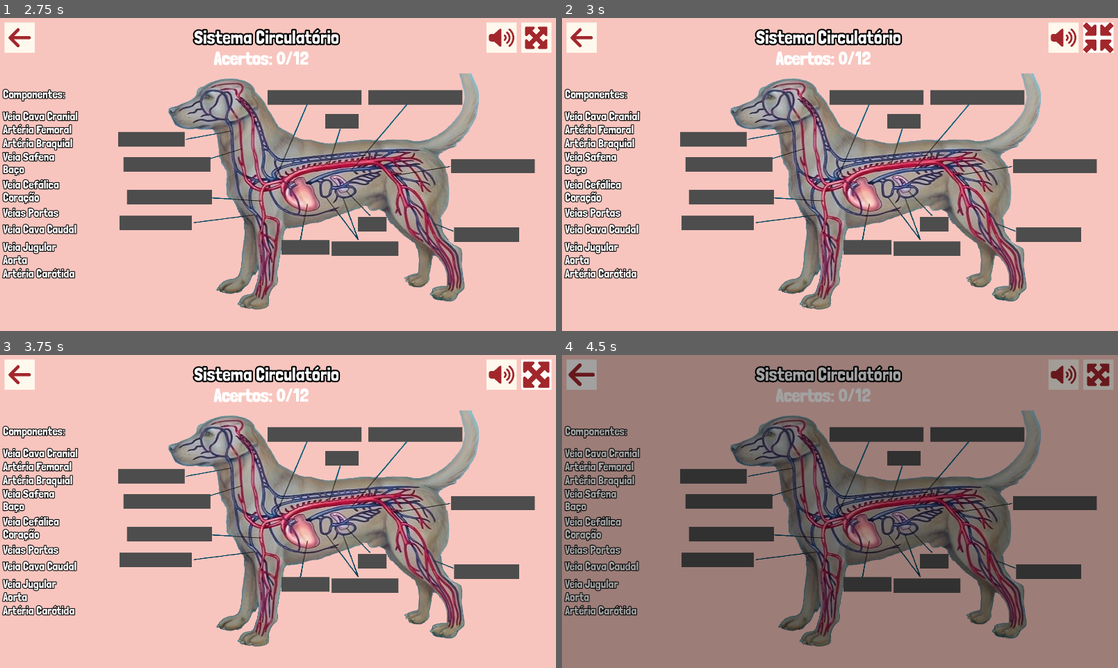
Above: before the commit, frames 1-4 (two rows, left to right).
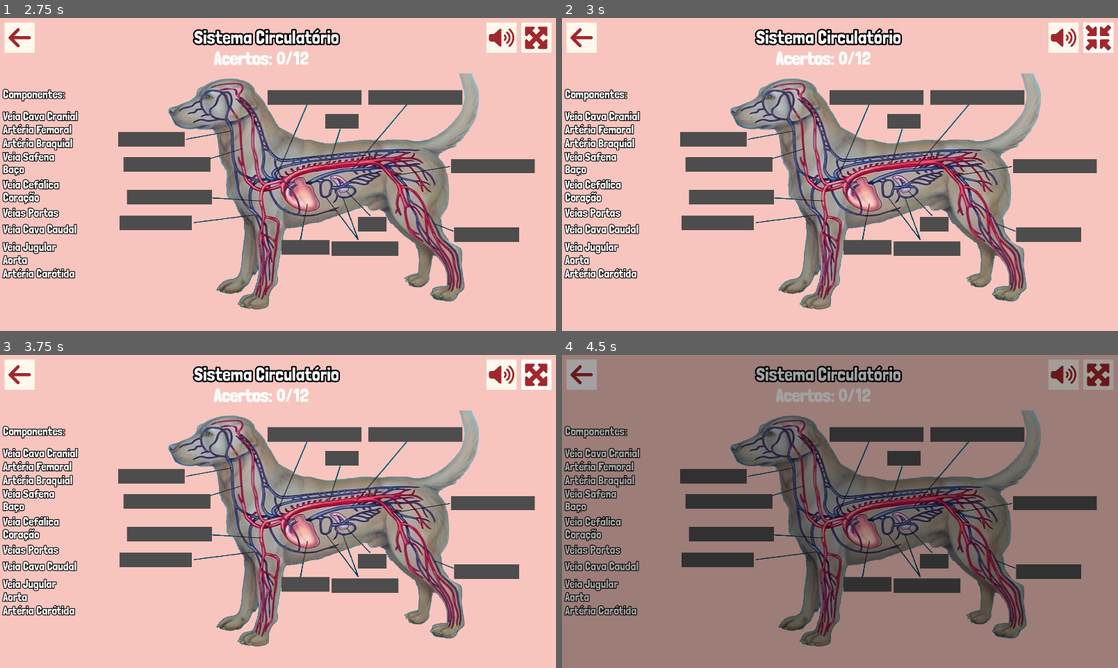
Above: after the commit, the same moments.

Repository: telmotrooper/vet-game
Game: Godot game, scene res://main.tscn
Same seed, same stepped clock (60 frames per second), same inputs: the game is played once before the commit and once after it.
Inputs (mouse positions are in pixels of both pictures, inside the frame that each line leads up to):
- Up to frame 1 (2.75 s): tap Enter at 0.5 s; click "CÃES (FIGURA)" at 1.25 s; click (533, 36) at 2 s
- Up to frame 2 (3 s): click (1095, 36) at 2.75 s
- Up to frame 3 (3.75 s): click (533, 373) at 3.5 s
- Up to frame 4 (4.5 s): click (584, 373) at 4.25 s

Frame 1 is identical in both runs. In frame 2, 0.1% of the frame differs, in the area x 93-100%, y 1-12%; in frame 3, 0.2%, in the area x 94-99%, y 2-11%; in frame 4, less than 0.1%.

Commit message:
adjusted borders

Diff:
--- a/theme.tres
+++ b/theme.tres
@@ -5,6 +5,11 @@
 
 [sub_resource type="StyleBoxFlat" id="StyleBoxFlat_2k6c4"]
 bg_color = Color(1, 0.996078, 0.984314, 1)
+border_width_left = 40
+border_width_top = 40
+border_width_right = 40
+border_width_bottom = 40
+border_color = Color(1, 0.996078, 0.984314, 1)
 
 [sub_resource type="StyleBoxFlat" id="StyleBoxFlat_l5bdc"]
 bg_color = Color(1, 0.972549, 0.929412, 1)
@@ -16,6 +21,11 @@
 
 [sub_resource type="StyleBoxFlat" id="StyleBoxFlat_a7qgb"]
 bg_color = Color(1, 0.933333, 0.847059, 1)
+border_width_left = 40
+border_width_top = 40
+border_width_right = 40
+border_width_bottom = 40
+border_color = Color(1, 0.933333, 0.847059, 1)
 
 [sub_resource type="StyleBoxFlat" id="StyleBoxFlat_7ch7u"]
 bg_color = Color(0.831373, 0.705882, 0.513726, 1)
